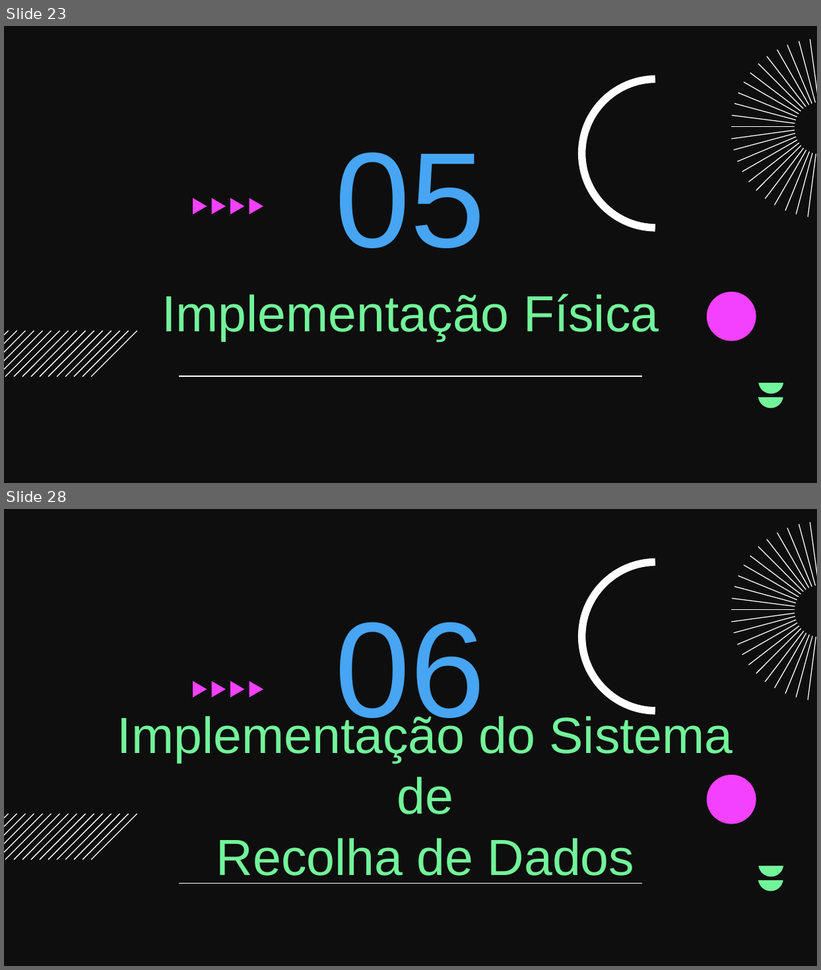
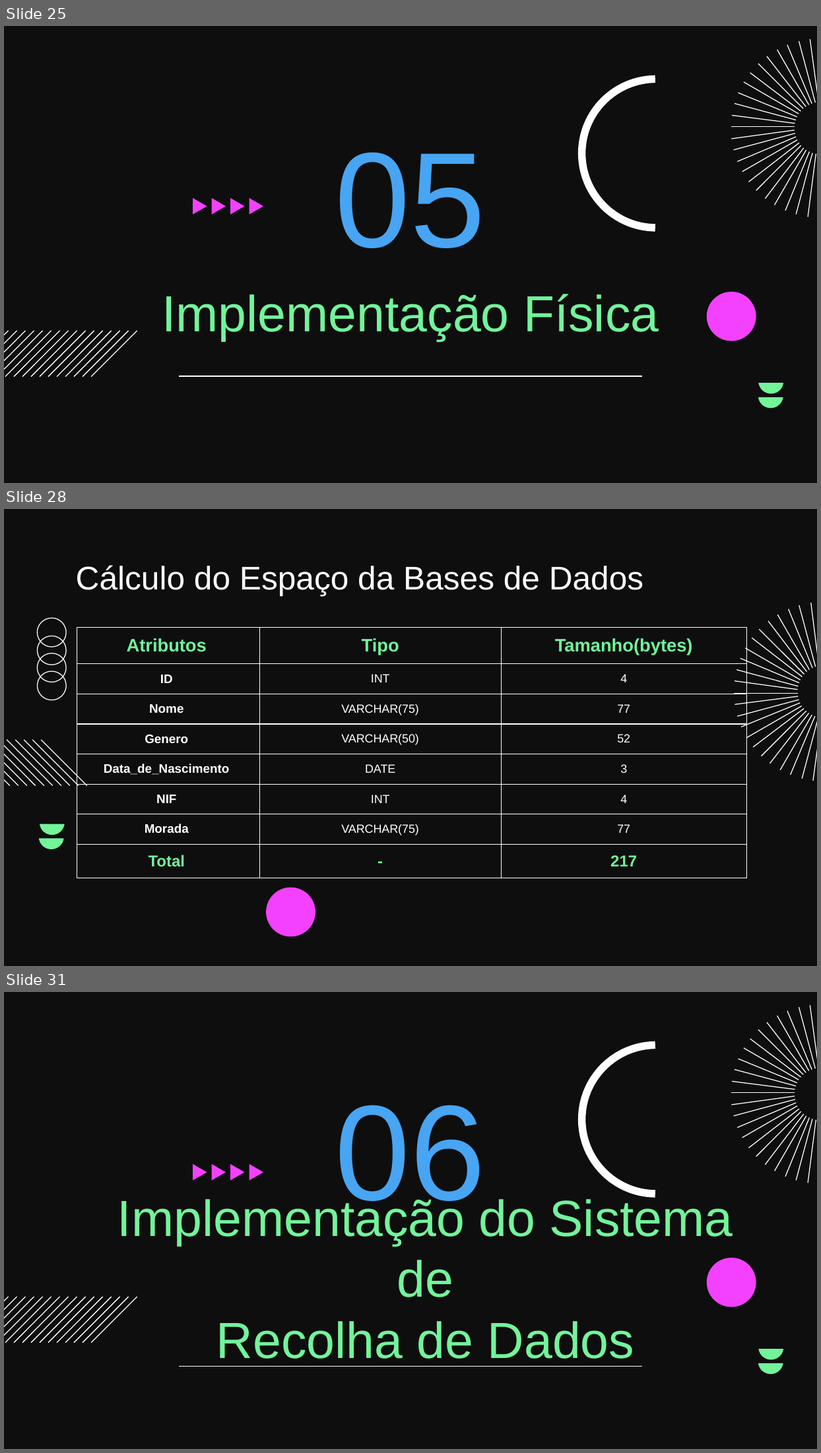
Before and after one commit to 178LaPata/BD_Project, a slide deck: Apresentacao.pptx. Shown one above the other, each under a label of ours: slides 23 and 28 before the commit, slides 25, 28 and 31 after it; the slides between them are not shown. The pictures are 821x970 and 821x1453 pixels, drawn with LibreOffice and Linux fonts; fonts in the diff are those of the drawing; background and template pictures are left out. Boxes give left, top, right and bottom in pixels: in the first picture for what was removed or moved away, otherwise in the second. Text is boxed around its words. In the diff, an @@ line names an element or a change of style, - is before the commit and + after.

```diff
--- a/Apresentacao.pptx
+++ b/Apresentacao.pptx
@@ slide 28 added at <box>4,509,817,966</box>, background picture (left out) @@
@@ title added at <box>76,565,644,595</box>, 29 pt, text #FFFFFF @@
+Cálculo do Espaço da Bases de Dados
@@ table added at <box>77,628,746,888</box>, 8 rows, 3 columns @@
+Atributos | Tipo | Tamanho(bytes)
+ID | INT | 4
+Nome | VARCHAR(75) | 77
+Genero | VARCHAR(50) | 52
+Data_de_Nascimento | DATE | 3
+NIF | INT | 4
+Morada | VARCHAR(75) | 77
+Total | - | 217
@@ group added at <box>36,617,67,702</box>: 4 freeform shapes @@
@@ group added at <box>734,603,817,782</box>: 23 freeform shapes @@
@@ group added at <box>4,740,88,786</box>: 10 freeform shapes @@
@@ freeform shape added at <box>40,824,65,835</box>, fill #72F49A @@
@@ freeform shape added at <box>39,838,64,849</box>, fill #72F49A @@
@@ freeform shape added at <box>266,888,316,937</box>, fill #F341FF @@
@@ what was slide 23 is now slide 25 @@
@@ what was slide 28 is now slide 31 @@
```
Also in this commit, not shown: 4 slides changed, 11 other slides added, 2 slides removed, 16 other files.
